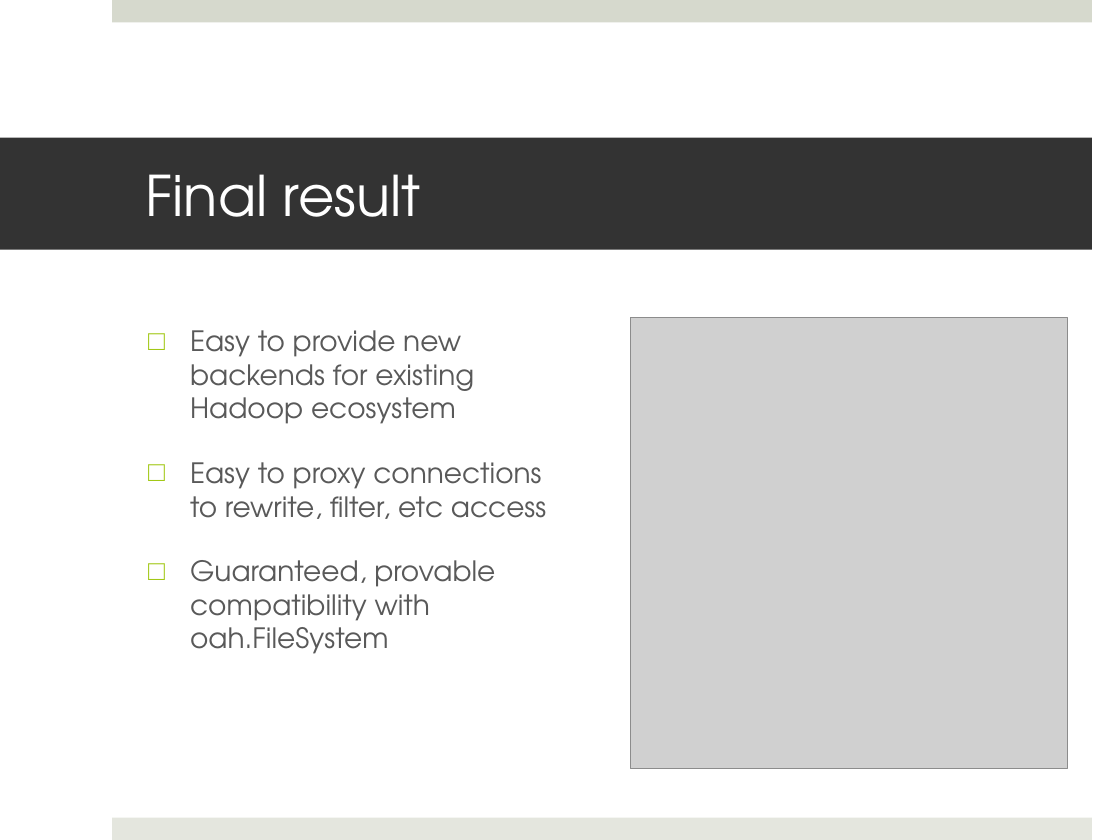
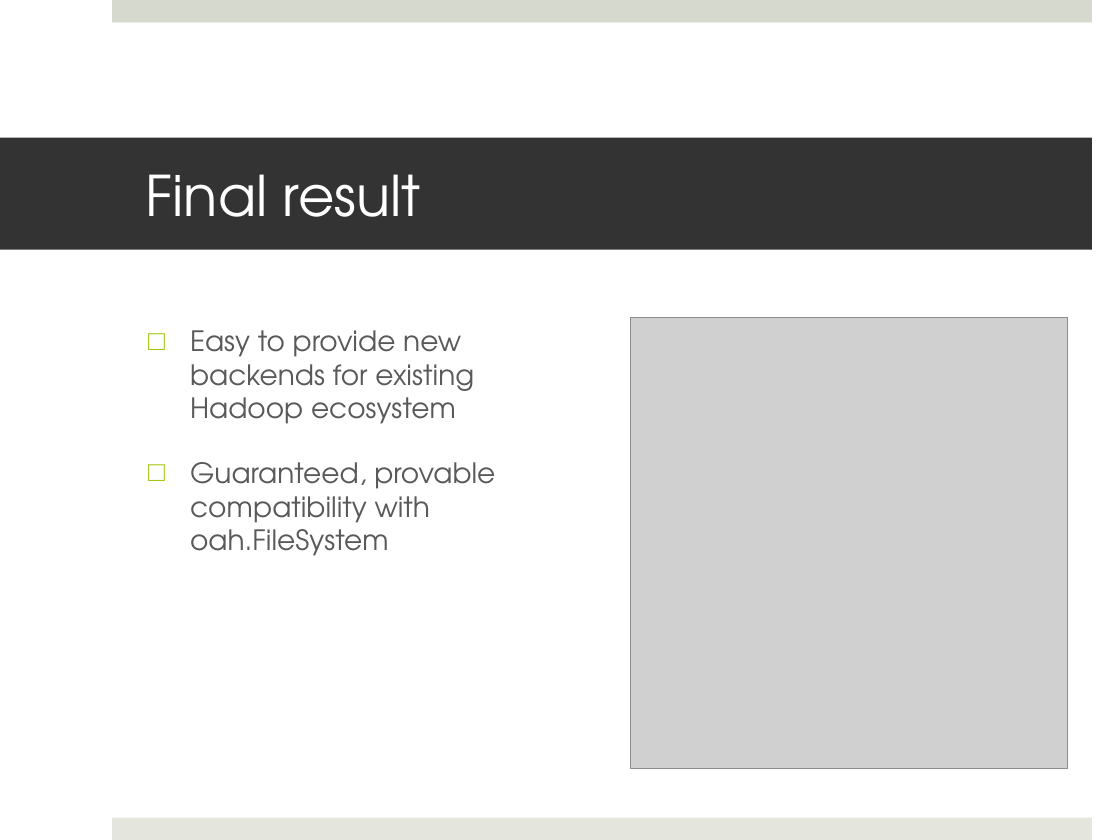
Before and after one commit to lekhat/Test, a slide deck: slide 9 of webrestproposal.pptx. Drawn at 1120x840 pixels with LibreOffice and Linux fonts; fonts in the diff are those of the drawing; grey boxes stand for pictures. Boxes give left, top, right and bottom in pixels: in the first picture for what was removed or moved away, otherwise in the second. Text is boxed around its words. In the diff, an @@ line names an element or a change of style, - is before the commit and + after.

Commit message:
Added proxy slide.

```diff
--- a/webrestproposal.pptx
+++ b/webrestproposal.pptx
@@ text at <box>190,462,546,519</box>: paragraph removed @@
-□ Easy to proxy connections to rewrite, filter, etc access
```
Also in this commit, not shown: 1 other slide changed, 1 slide added.
